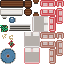
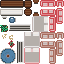
Layers edited between the first and the second (64, 64) image:
added layer "Pasted Layer" above "Layer" over [17, 41, 24, 63]
